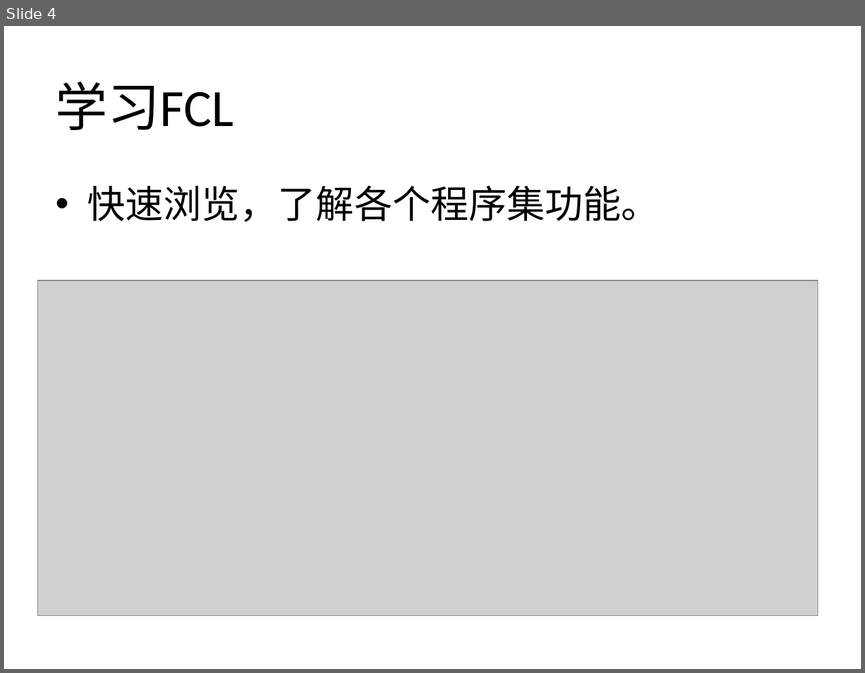
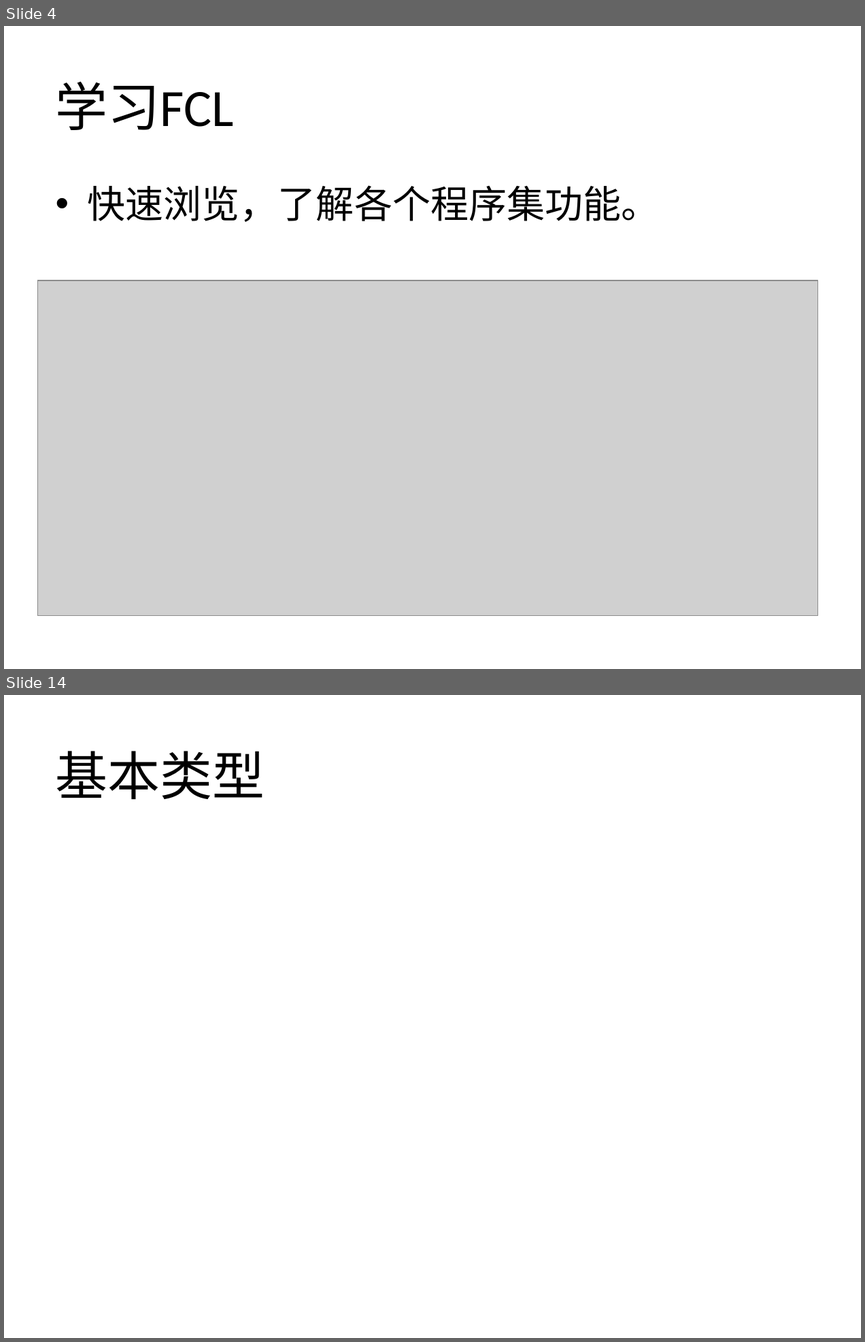
Before and after one commit to hmlb81/Training, a slide deck: C#Basic/C#编程基础.pptx. Shown one above the other, each under a label of ours: slide 4 before the commit, slides 4 and 14 after it; the slides between them are not shown. The pictures are 865x673 and 865x1342 pixels, drawn with LibreOffice and Linux fonts; fonts in the diff are those of the drawing; grey boxes stand for pictures. Boxes give left, top, right and bottom in pixels: in the first picture for what was removed or moved away, otherwise in the second. Text is boxed around its words. In the diff, an @@ line names an element or a change of style, - is before the commit and + after.

```diff
--- a/C#Basic/C#编程基础.pptx
+++ b/C#Basic/C#编程基础.pptx
@@ slide 14 added at <box>4,695,861,1338</box>, background #FFFFFF @@
@@ title added at <box>56,751,265,799</box>, 44 pt, text #000000 @@
+基本类型
```
Also in this commit, not shown: 10 other slides added.
